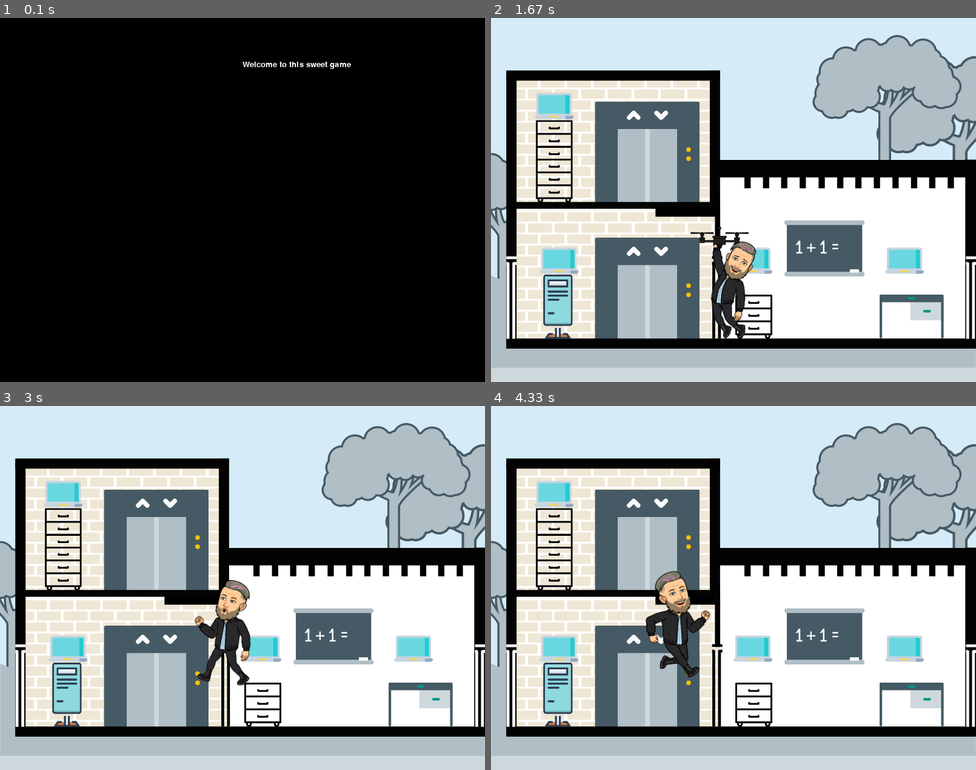
Above: before the commit, frames 1-4 (two rows, left to right).
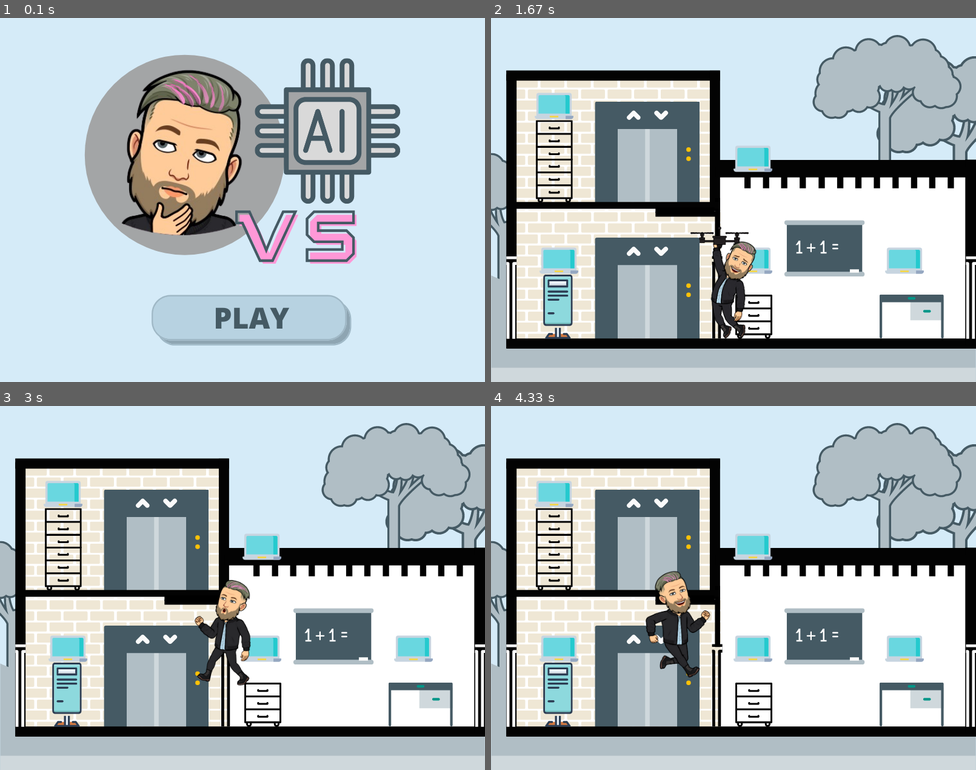
Above: after the commit, the same moments.

Repository: ericschorling/python_project
Game: pygame game, started from player_animation.py
The game is run twice, just before and just after one commit, with the same random seed, the same clock (stepped at 60 frames per second) and the same inputs.
Inputs:
- Up to frame 1 (0.1 s): no input
- Up to frame 2 (1.67 s): tap Enter at 0.33, 0.67 s; hold Right 1.13-1.6 s; hold Up from 1.63 s (still down)
- Up to frame 3 (3 s): tap Enter at 1.78 s; release Up at 1.93 s; hold Right 1.97-2.43 s; hold Left from 2.47 s (still down)
- Up to frame 4 (4.33 s): release Left at 3 s; hold Down 3.03-3.33 s; tap Enter at 3.18 s; hold Left 3.37-3.77 s; hold Up 3.8-4.17 s; hold Right from 4.2 s (still down)

The runs differ from the first frame. In frame 1, 99% of the frame differs, in the area x 0-100%, y 0-100%; in frame 2, 0.5%; in frame 3, 0.5%; in frame 4, 0.5%.

Commit message:
Opening working with enter

Diff:
--- a/player_animation.py
+++ b/player_animation.py
@@ -8,6 +8,7 @@
 from python_project_main import questions_array
 from python_project_main import pause_get_key
 from python_project_main import ask
+from python_project_main import game_intro
 #from python_project_main import look_for_down
 from python_project_main import pause_get_mouse
 #Intialize Pygame
@@ -74,12 +75,15 @@
 
 #Game Loop
 running = True
-end_game = False
+end_game = True
 game_over = False
 first_run = True
 flag = 0
 
-narration_box.message_display(["Welcome to this sweet game"])
+introImg = pygame.image.load("Game_Opening_Screen.png").convert()
+screen.blit(introImg,(0,0))
+narration_box.message_display([""])
+#game_intro()
 pause_get_key()
 
 while running:
@@ -303,7 +307,7 @@
         #function to display player
         player(playerX,playerY)
         if first_run:
-            narration_box.display_background(BLACK_BACKGROUND,300,100)
+            #narration_box.display_background(BLACK_BACKGROUND,300,100)
             narration_box.message_display(["Error Errror Error... Something is going wrong", "This is Digital Craft's AI David....."," Can anyone hear me? [ENTER]"])
             pause_get_key()
             first_run = False
--- a/python_project_main.py
+++ b/python_project_main.py
@@ -170,6 +170,16 @@
             display_box(screen, question + ": " + "".join(current_string),139,291)
         return "".join(current_string)
 
+def game_intro():
+    intro = True
+    while intro:
+        for event in pygame.event.get():
+            print(event)
+            if event.type == pygame.QUIT:
+                pygame.quit()
+                quit()
+
+
 def message_display(question1):
     x = 0
     for line in question1:
Binary file added: Game_Opening_Screen.png
